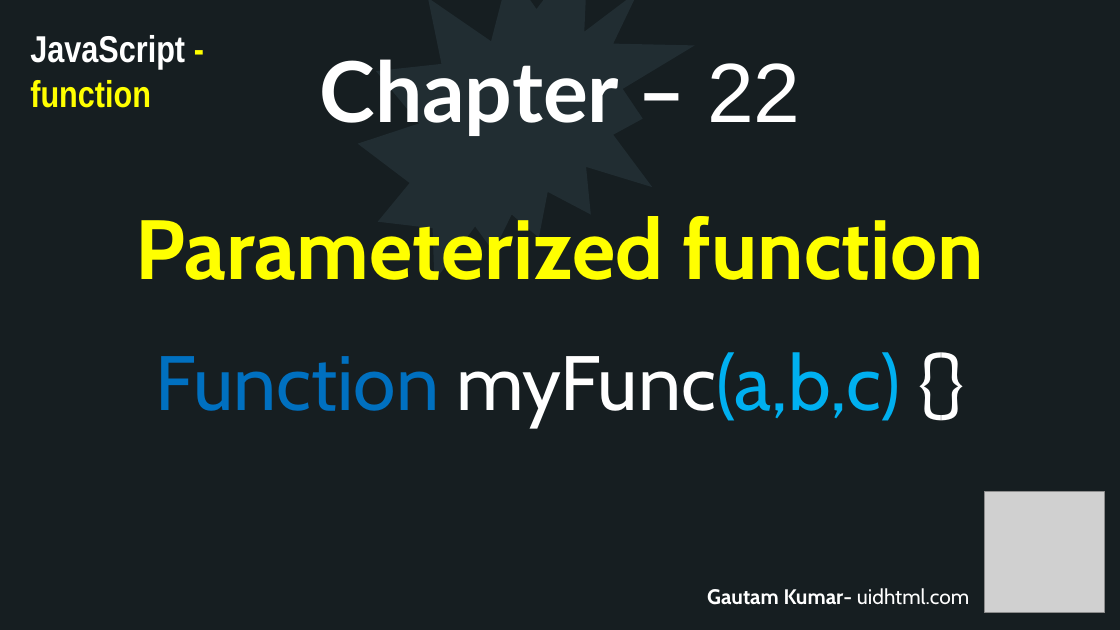
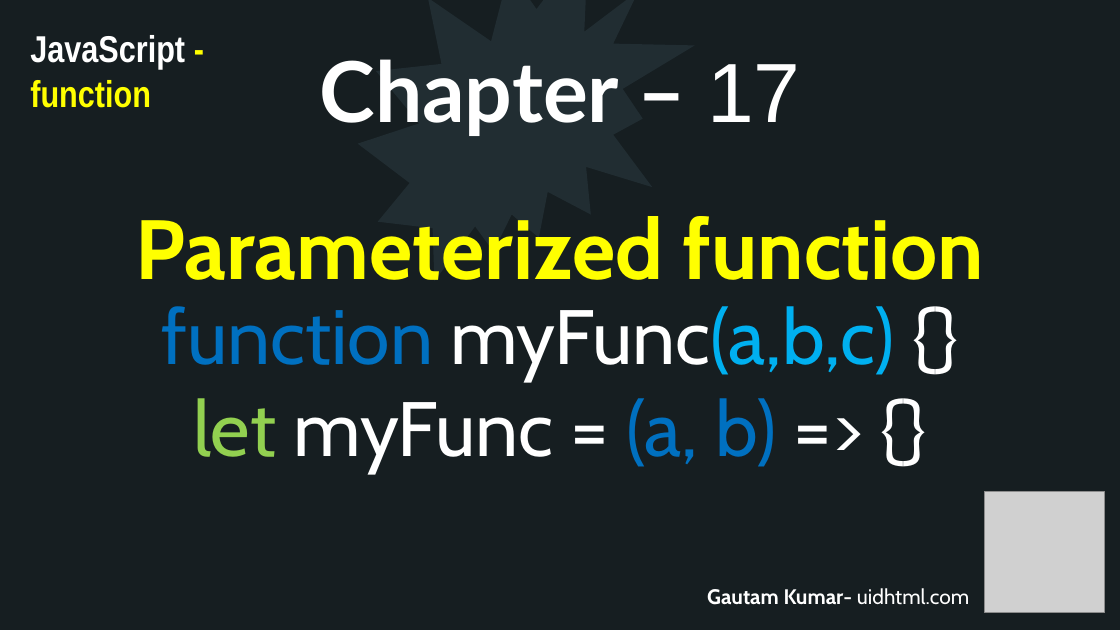
Before and after one commit to uidhtml/javascript-tutorials, a slide deck: slide 53 of Javascript Tutorials.pptx. Drawn at 1120x630 pixels with LibreOffice and Linux fonts; fonts in the diff are those of the drawing; grey boxes stand for pictures. Boxes give left, top, right and bottom in pixels: in the first picture for what was removed or moved away, otherwise in the second. Text is boxed around its words. In the diff, an @@ line names an element or a change of style, - is before the commit and + after.

Commit message:
Added chapter 17 and 18

```diff
--- a/Javascript Tutorials.pptx
+++ b/Javascript Tutorials.pptx
@@ title at (319,59,800,136): text changed @@
-Chapter – 22
+Chapter – 17
@@ text at (162,306,895,473): text changed; text colour #0070C0 to #FFFFFF @@
-Function myFunc(a,b,c) {}
+function myFunc(a,b,c) {}
+let myFunc = (a, b) => {}
```
Also in this commit, not shown: 10 other slides changed, 14 slides added, 12 other files.
